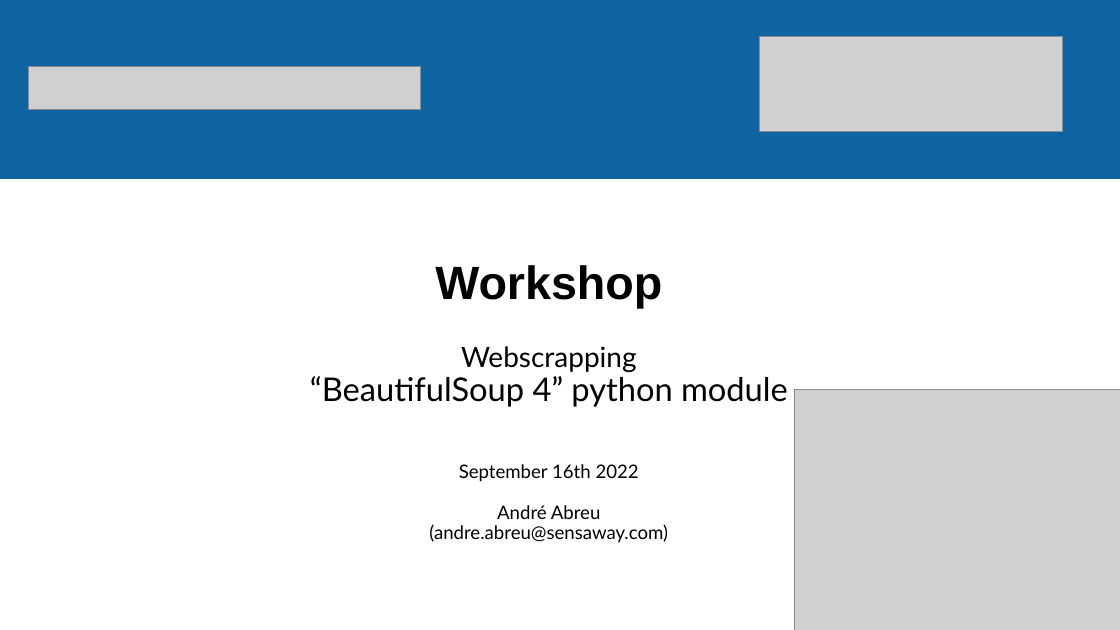
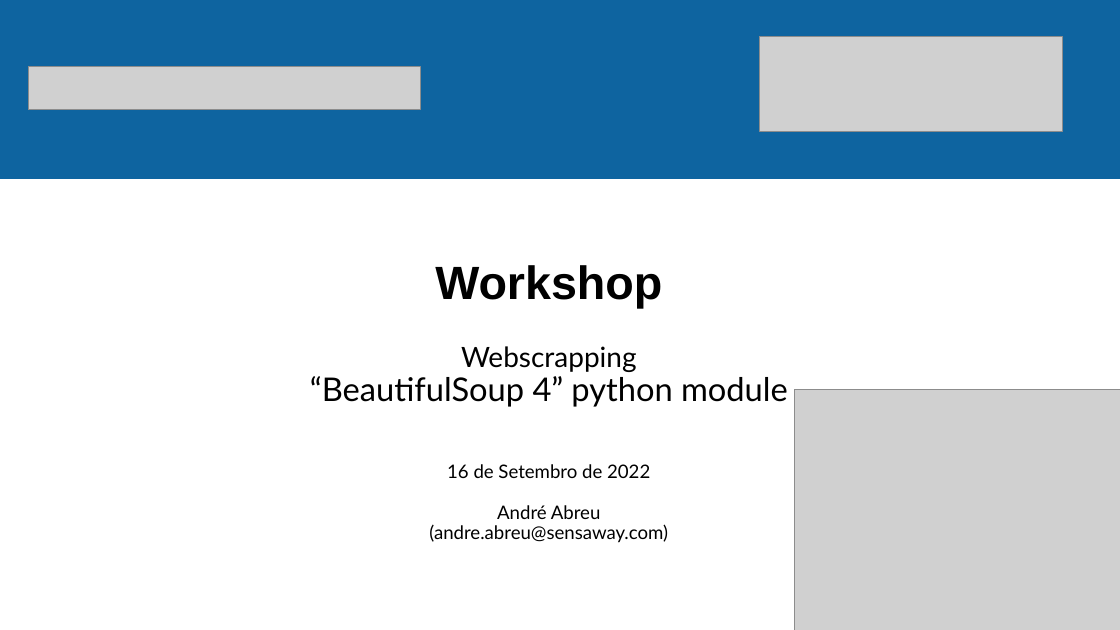
Before and after one commit to AndreSensaway/fpf-datathon-workshop-webscrapping, a slide deck: slide 1 of workshop_presentation.pptx. Drawn at 1120x630 pixels with LibreOffice and Linux fonts; fonts in the diff are those of the drawing; grey boxes stand for pictures. Boxes give left, top, right and bottom in pixels: in the first picture for what was removed or moved away, otherwise in the second. Text is boxed around its words. In the diff, an @@ line names an element or a change of style, - is before the commit and + after.

```diff
--- a/workshop_presentation.pptx
+++ b/workshop_presentation.pptx
@@ text at box(447, 464, 650, 478): text changed @@
-September 16th 2022
+16 de Setembro de 2022
```
Also in this commit, not shown: 1 other slide changed, 4 slides added, 2 slides removed, 5 other files.
